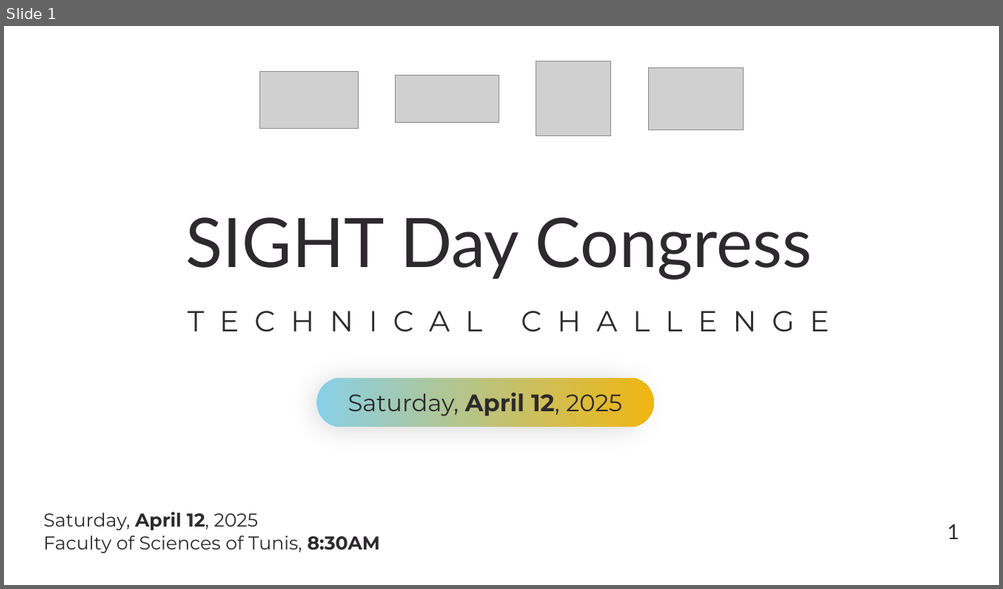
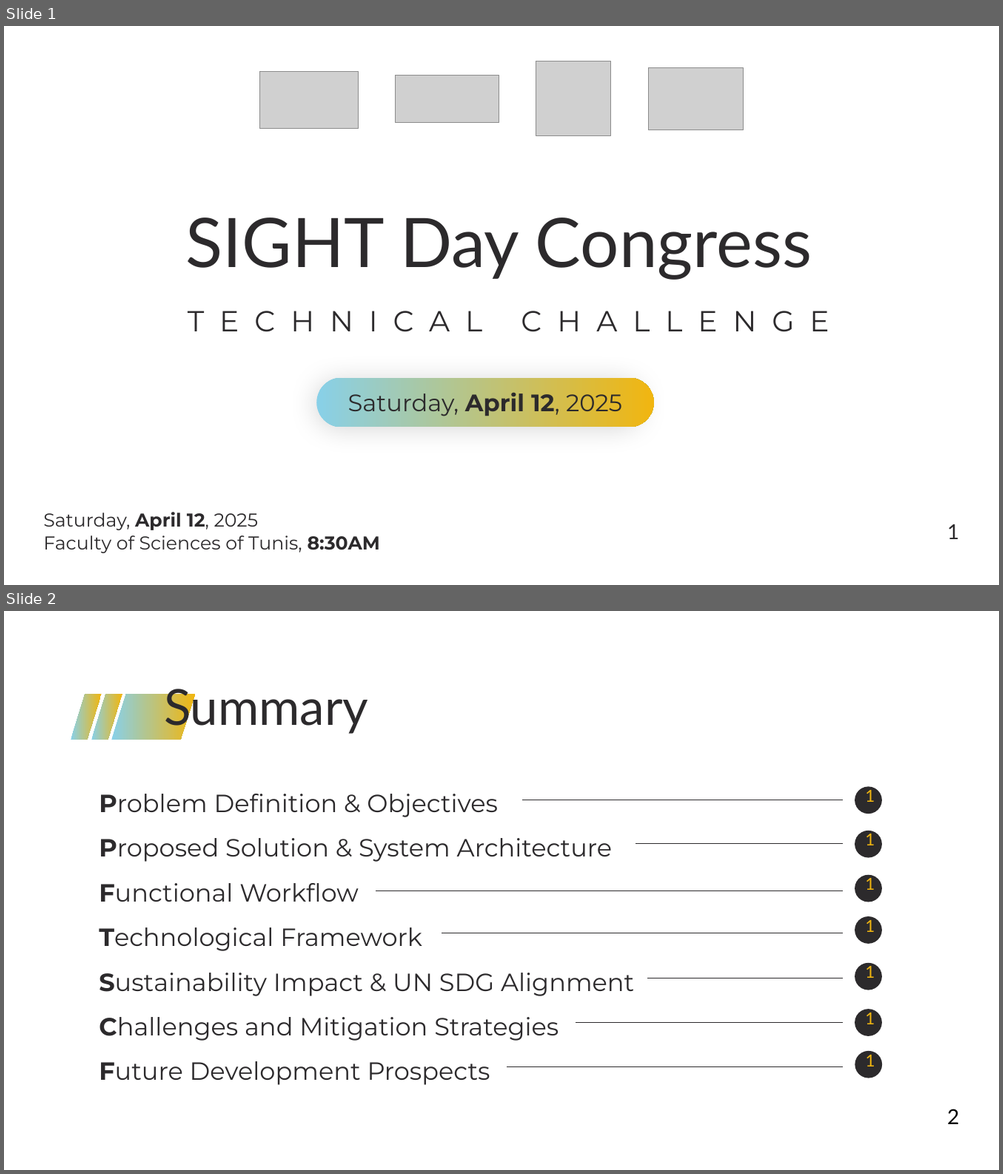
Before and after one commit to malekboubahri2/sdc, a slide deck: SDC.pptx. Shown one above the other, each under a label of ours: slide 1 before the commit, slides 1 and 2 after it. The pictures are 1003x589 and 1003x1174 pixels, drawn with LibreOffice and Linux fonts; fonts in the diff are those of the drawing; grey boxes stand for pictures; background and template pictures are left out. Boxes give left, top, right and bottom in pixels: in the first picture for what was removed or moved away, otherwise in the second. Text is boxed around its words. In the diff, an @@ line names an element or a change of style, - is before the commit and + after.

```diff
--- a/SDC.pptx
+++ b/SDC.pptx
@@ slide 2 added at (x1=4, y1=611, x2=999, y2=1170), background picture (left out) @@
@@ group added at (x1=71, y1=689, x2=368, y2=739): 3 parallelograms, 1 text @@
+Summary
@@ ellipse added at (x1=854, y1=787, x2=882, y2=814), fill #2C2A2C @@
@@ text added at (x1=865, y1=787, x2=874, y2=802), 16 pt, text #F1B610 @@
+1
@@ text added at (x1=99, y1=794, x2=634, y2=1085), 24 pt, text #2C2A2C @@
+Problem Definition & Objectives
+Proposed Solution & System Architecture
+Functional Workflow
+Technological Framework
+Sustainability Impact & UN SDG Alignment
+Challenges and Mitigation Strategies
+Future Development Prospects
@@ line added from (842, 800) to (523, 800), #2C2A2C 0.25 pt @@
@@ ellipse added at (x1=854, y1=830, x2=882, y2=857), fill #2C2A2C @@
@@ text added at (x1=865, y1=832, x2=874, y2=846), 16 pt, text #F1B610 @@
+1
@@ line added from (842, 844) to (635, 844), #2C2A2C 0.25 pt @@
@@ ellipse added at (x1=854, y1=875, x2=882, y2=902), fill #2C2A2C @@
@@ text added at (x1=865, y1=876, x2=874, y2=890), 16 pt, text #F1B610 @@
+1
@@ line added from (842, 891) to (375, 891), #2C2A2C 0.25 pt @@
@@ ellipse added at (x1=854, y1=917, x2=882, y2=944), fill #2C2A2C @@
@@ text added at (x1=865, y1=917, x2=874, y2=932), 16 pt, text #F1B610 @@
+1
@@ line added from (842, 934) to (441, 934), #2C2A2C 0.25 pt @@
@@ ellipse added at (x1=854, y1=963, x2=882, y2=990), fill #2C2A2C @@
@@ text added at (x1=865, y1=964, x2=874, y2=978), 16 pt, text #F1B610 @@
+1
@@ line added from (842, 979) to (647, 979), #2C2A2C 0.25 pt @@
@@ ellipse added at (x1=854, y1=1009, x2=882, y2=1037), fill #2C2A2C @@
@@ text added at (x1=865, y1=1010, x2=874, y2=1025), 16 pt, text #F1B610 @@
+1
@@ line added from (842, 1022) to (575, 1022), #2C2A2C 0.25 pt @@
@@ ellipse added at (x1=854, y1=1051, x2=882, y2=1078), fill #2C2A2C @@
@@ text added at (x1=865, y1=1052, x2=875, y2=1067), 16 pt, text #F1B610 @@
+1
@@ line added from (842, 1067) to (507, 1067), #2C2A2C 0.25 pt @@
@@ page number added at (x1=947, y1=1109, x2=959, y2=1125), 20 pt, text #000000 @@
+2
```
Also in this commit, not shown: 1 slide removed, 1 other file.
